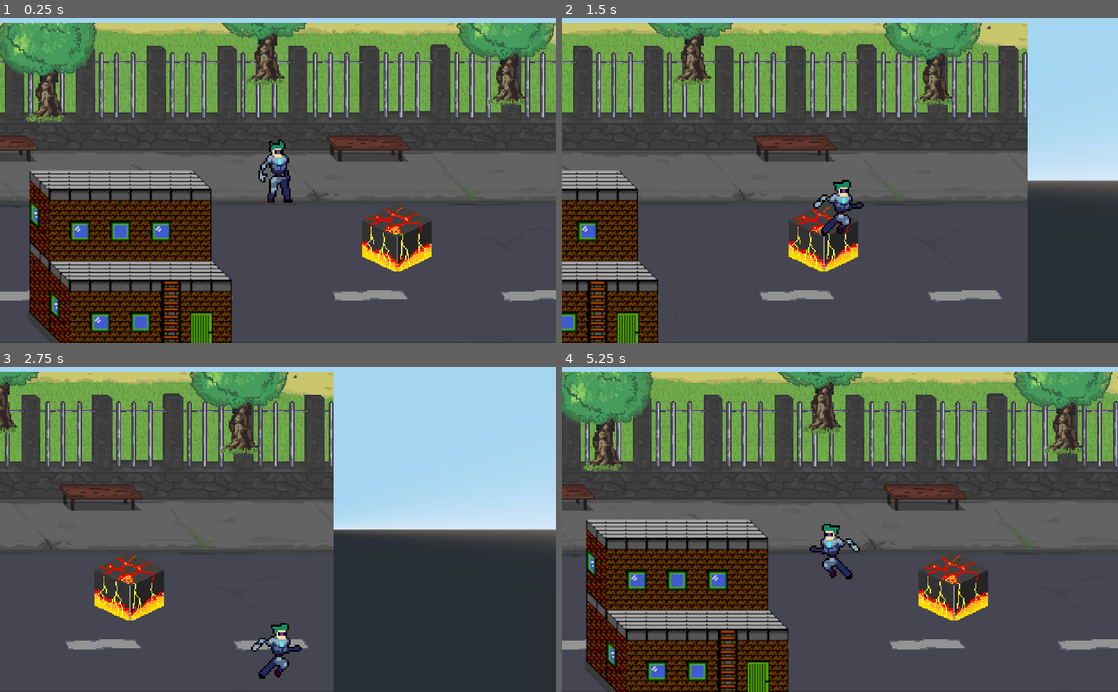
Above: before the commit, frames 1-4 (two rows, left to right).
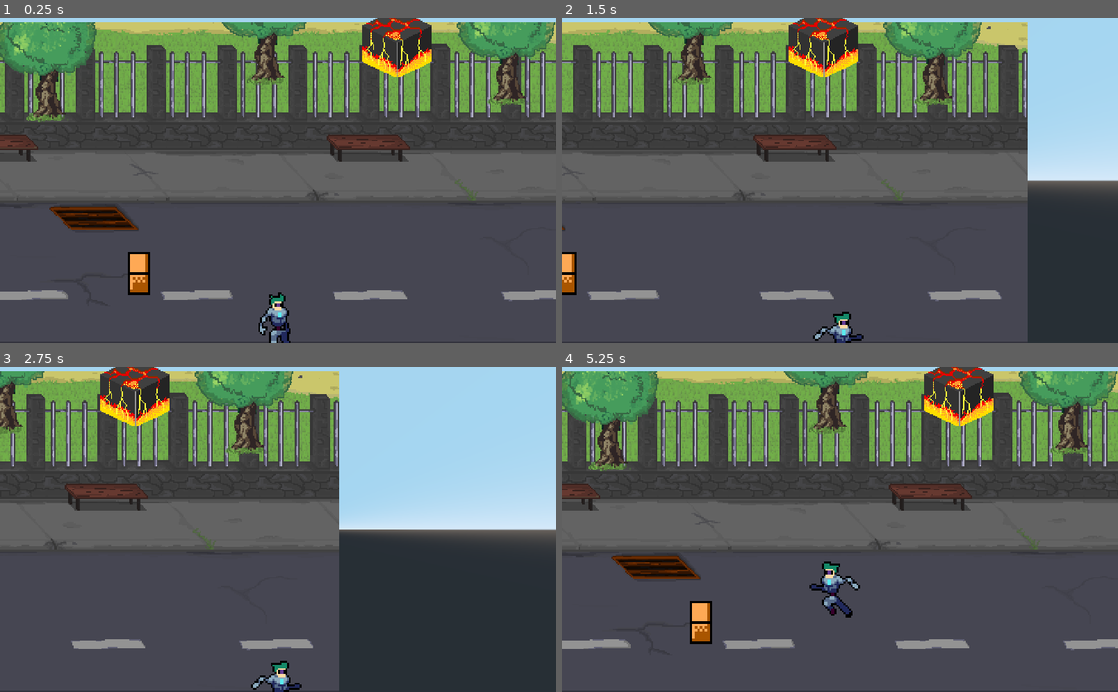
Above: after the commit, the same moments.

Repository: Kelrogg/Beat-emUp3D
Game: Godot game, scene res://src/scenes/main.tscn
Two runs of this game, one before a commit and one after it. Both use one fixed random seed, a clock stepped at 60 frames per second and the inputs below.
Inputs:
- Up to frame 1 (0.25 s): no input
- Up to frame 2 (1.5 s): hold Right (player_move_right) 0.53-1.28 s; tap Z (player_jump) at 0.77 s; hold Down (player_move_down) from 1.28 s (still down)
- Up to frame 3 (2.75 s): tap Z (player_jump) at 1.52 s; release Down (player_move_down) at 2.03 s; hold Right (player_move_right) from 2.03 s (still down)
- Up to frame 4 (5.25 s): release Right (player_move_right) at 2.78 s; hold Up (player_move_up) 2.78-3.53 s; tap Z (player_jump) at 3.02, 3.77, 4.52 s; hold Left (player_move_left) 3.53-5.03 s; hold Down (player_move_down) from 5.03 s (still down)

The runs differ from the first frame. In frame 1, 22% of the frame differs, in the area x 0-100%, y 0-100%; in frame 2, 13%; in frame 3, 14%; in frame 4, 35%.

Commit message:
merge

Diff:
--- /dev/null
+++ b/src/scenes/SimpleCube.gd
@@ -0,0 +1,4 @@
+extends StaticBody
+
+func _ready() -> void:
+	$Sprite3D.translation.y = -translation.z
--- a/src/scenes/character/character.tscn
+++ b/src/scenes/character/character.tscn
@@ -30,25 +30,35 @@
 atlas = ExtResource( 5 )
 region = Rect2( 144, 0, 48, 48 )
 
-[sub_resource type="AtlasTexture" id=25]
+[sub_resource type="AtlasTexture" id=13]
 flags = 16
-atlas = ExtResource( 1 )
-region = Rect2( 0, 0, 20, 35 )
+atlas = ExtResource( 4 )
+region = Rect2( 0, 0, 48, 48 )
 
-[sub_resource type="AtlasTexture" id=26]
+[sub_resource type="AtlasTexture" id=14]
 flags = 16
-atlas = ExtResource( 1 )
-region = Rect2( 20, 0, 20, 35 )
+atlas = ExtResource( 4 )
+region = Rect2( 48, 0, 48, 48 )
 
-[sub_resource type="AtlasTexture" id=27]
+[sub_resource type="AtlasTexture" id=15]
 flags = 16
-atlas = ExtResource( 1 )
-region = Rect2( 40, 0, 20, 35 )
+atlas = ExtResource( 4 )
+region = Rect2( 96, 0, 48, 48 )
 
-[sub_resource type="AtlasTexture" id=28]
+[sub_resource type="AtlasTexture" id=16]
 flags = 16
-atlas = ExtResource( 1 )
-region = Rect2( 60, 0, 20, 35 )
+atlas = ExtResource( 4 )
+region = Rect2( 144, 0, 48, 48 )
+
+[sub_resource type="AtlasTexture" id=17]
+flags = 16
+atlas = ExtResource( 4 )
+region = Rect2( 192, 0, 48, 48 )
+
+[sub_resource type="AtlasTexture" id=18]
+flags = 16
+atlas = ExtResource( 4 )
+region = Rect2( 240, 0, 48, 48 )
 
 [sub_resource type="AtlasTexture" id=29]
 flags = 16
@@ -80,35 +90,25 @@
 atlas = ExtResource( 2 )
 region = Rect2( 160, 0, 32, 32 )
 
-[sub_resource type="AtlasTexture" id=13]
+[sub_resource type="AtlasTexture" id=25]
 flags = 16
-atlas = ExtResource( 4 )
-region = Rect2( 0, 0, 48, 48 )
+atlas = ExtResource( 1 )
+region = Rect2( 0, 0, 20, 35 )
 
-[sub_resource type="AtlasTexture" id=14]
+[sub_resource type="AtlasTexture" id=26]
 flags = 16
-atlas = ExtResource( 4 )
-region = Rect2( 48, 0, 48, 48 )
+atlas = ExtResource( 1 )
+region = Rect2( 20, 0, 20, 35 )
 
-[sub_resource type="AtlasTexture" id=15]
+[sub_resource type="AtlasTexture" id=27]
 flags = 16
-atlas = ExtResource( 4 )
-region = Rect2( 96, 0, 48, 48 )
+atlas = ExtResource( 1 )
+region = Rect2( 40, 0, 20, 35 )
 
-[sub_resource type="AtlasTexture" id=16]
+[sub_resource type="AtlasTexture" id=28]
 flags = 16
-atlas = ExtResource( 4 )
-region = Rect2( 144, 0, 48, 48 )
-
-[sub_resource type="AtlasTexture" id=17]
-flags = 16
-atlas = ExtResource( 4 )
-region = Rect2( 192, 0, 48, 48 )
-
-[sub_resource type="AtlasTexture" id=18]
-flags = 16
-atlas = ExtResource( 4 )
-region = Rect2( 240, 0, 48, 48 )
+atlas = ExtResource( 1 )
+region = Rect2( 60, 0, 20, 35 )
 
 [sub_resource type="SpriteFrames" id=5]
 animations = [ {
@@ -117,20 +117,20 @@
 "name": "Jump",
 "speed": 5.0
 }, {
-"frames": [ SubResource( 25 ), SubResource( 26 ), SubResource( 27 ), SubResource( 28 ) ],
+"frames": [ SubResource( 13 ), SubResource( 14 ), SubResource( 15 ), SubResource( 16 ), SubResource( 17 ), SubResource( 18 ) ],
 "loop": true,
-"name": "Idle",
-"speed": 4.0
+"name": "Fall",
+"speed": 5.0
 }, {
 "frames": [ SubResource( 29 ), SubResource( 30 ), SubResource( 31 ), SubResource( 32 ), SubResource( 33 ), SubResource( 34 ) ],
 "loop": true,
 "name": "Move",
 "speed": 12.0
 }, {
-"frames": [ SubResource( 13 ), SubResource( 14 ), SubResource( 15 ), SubResource( 16 ), SubResource( 17 ), SubResource( 18 ) ],
+"frames": [ SubResource( 25 ), SubResource( 26 ), SubResource( 27 ), SubResource( 28 ) ],
 "loop": true,
-"name": "Fall",
-"speed": 5.0
+"name": "Idle",
+"speed": 4.0
 } ]
 
 [node name="Character" type="KinematicBody"]
--- a/src/scenes/main.tscn
+++ b/src/scenes/main.tscn
@@ -1,8 +1,9 @@
-[gd_scene load_steps=17 format=2]
+[gd_scene load_steps=18 format=2]
 
 [ext_resource path="res://src/scenes/CubeShape.gd" type="Script" id=1]
+[ext_resource path="res://assets/SimpleBox.png" type="Texture" id=2]
 [ext_resource path="res://src/scenes/character/character.tscn" type="PackedScene" id=3]
-[ext_resource path="res://assets/Building.png" type="Texture" id=4]
+[ext_resource path="res://src/scenes/SimpleCube.gd" type="Script" id=4]
 [ext_resource path="res://assets/road/benchbeu.png" type="Texture" id=5]
 [ext_resource path="res://assets/road/grassbeu.png" type="Texture" id=6]
 [ext_resource path="res://assets/road/zaborbeu.png" type="Texture" id=7]
@@ -19,17 +20,17 @@
 	$Camera.translation.x = $Character.translation.x
 "
 
+[sub_resource type="BoxShape" id=2]
+extents = Vector3( 35.7199, 2.13637, 7.21548 )
+
 [sub_resource type="BoxShape" id=1]
 extents = Vector3( 7.0256, 8.9248, 0.169528 )
-
-[sub_resource type="BoxShape" id=2]
-extents = Vector3( 35.7199, 2.13637, 7.21548 )
 
 [sub_resource type="BoxShape" id=3]
 extents = Vector3( 1.33125, 1.05794, 1.35603 )
 
 [sub_resource type="BoxShape" id=4]
-extents = Vector3( 3.98804, 2.94832, 2.34026 )
+extents = Vector3( 0.314345, 0.302, 1.06566 )
 
 [node name="Main" type="Spatial"]
 script = SubResource( 5 )
@@ -38,18 +39,8 @@
 transform = Transform( 1, 0, 0, 0, 1, 0, 0, 0, 1, 0.047, 0, 9.624 )
 gravity = 2
 
-[node name="Map" type="StaticBody" parent="."]
-transform = Transform( 1, 0, 0, 0, 1, 0, 0, 0, 1, 0, 8.85129, -0.39 )
-collision_layer = 5
-collision_mask = 2
-
-[node name="BGWall" type="CollisionShape" parent="Map"]
-transform = Transform( 5, 0, 0, 0, 5, 0, 0, 0, 5, 0, 0, -0.451775 )
-shape = SubResource( 1 )
-
-[node name="FrontWall" type="CollisionShape" parent="Map"]
-transform = Transform( 5, 0, 0, 0, 5, 0, 0, 0, 5, 0, 0, 11.8828 )
-shape = SubResource( 1 )
+[node name="Map" type="Spatial" parent="."]
+transform = Transform( 1, 0, 0, 0, 1, 0, 0, 0, 1, 0, -1.90663, -0.39 )
 
 [node name="Grass" type="Sprite3D" parent="Map"]
 transform = Transform( 1, 0, 0, 0, 1, 0, 0, 0, 1, 0, 0, -0.447354 )
@@ -84,8 +75,16 @@
 [node name="CollisionShape" type="CollisionShape" parent="Floor"]
 shape = SubResource( 2 )
 
+[node name="BGWall" type="CollisionShape" parent="Floor"]
+transform = Transform( 5, 0, 0, 0, 5, 0, 0, 0, 5, 0, 10.9863, -6.07578 )
+shape = SubResource( 1 )
+
+[node name="FrontWall" type="CollisionShape" parent="Floor"]
+transform = Transform( 5, 0, 0, 0, 5, 0, 0, 0, 5, 0, 10.9863, 6.2588 )
+shape = SubResource( 1 )
+
 [node name="Camera" type="Camera" parent="."]
-transform = Transform( 1, 0, 0, 0, 1, 0, 0, 0, 1, 0.11, 9.08, 19.66 )
+transform = Transform( 1, 0, 0, 0, 1, 0, 0, 0, 1, 0.11, -1.7, 19.66 )
 projection = 1
 current = true
 fov = 34.4
@@ -104,12 +103,13 @@
 texture = ExtResource( 12 )
 
 [node name="SimpleCube" type="StaticBody" parent="."]
-transform = Transform( 1, 0, 0, 0, 1, 0, 0, 0, 1, -7.62, 4.299, 7.994 )
+transform = Transform( 1, 0, 0, 0, 1, 0, 0, 0, 1, -7.64516, 1.13159, 7.9767 )
+script = ExtResource( 4 )
 
 [node name="CollisionShape" type="CollisionShape" parent="SimpleCube"]
-transform = Transform( 1, 0, 0, 0, 1, 0, 0, 0, 1, 0, -0.669851, -2.10055 )
+transform = Transform( 2, 0, 0, 0, 2, 0, 0, 0, 1, 0, -0.582959, 0 )
 shape = SubResource( 4 )
 
 [node name="Sprite3D" type="Sprite3D" parent="SimpleCube"]
-transform = Transform( 7, 0, 0, 0, 7, 0, 0, 0, 1, 0, 0, -1.57 )
-texture = ExtResource( 4 )
+transform = Transform( 14, 0, 0, 0, 14, 0, 0, 0, 1, 0, 0, 0 )
+texture = ExtResource( 2 )
--- a/src/scripts/character/character.gd
+++ b/src/scripts/character/character.gd
@@ -5,7 +5,7 @@
 
 func _ready() -> void:
 	states.init(self)
-	$AnimatedSprite.translation.y = translation.z
+	$AnimatedSprite.translation.y = -translation.z + $AnimatedSprite.get_aabb().size.y / 2
 
 func _unhandled_input(event: InputEvent) -> void:
 	states.input(event)
--- a/src/scripts/fsm/movement/anim_kinem_body_base_state.gd
+++ b/src/scripts/fsm/movement/anim_kinem_body_base_state.gd
@@ -21,7 +21,7 @@
 	if Input.is_action_pressed("player_move_left"):
 		velocity.x = -1
 	if Input.is_action_pressed("player_move_down"):
+		velocity.y = 1
+	if Input.is_action_pressed("player_move_up"):
 		velocity.y = -1
-	if Input.is_action_pressed("player_move_up"):
-		velocity.y = 1
 	return velocity.normalized()
--- a/src/scripts/fsm/movement/player_states/move.gd
+++ b/src/scripts/fsm/movement/player_states/move.gd
@@ -27,7 +27,7 @@
 	managed.velocity.y -= managed.gravity
 	managed.velocity = managed.move_and_slide(managed.velocity, Vector3.UP)
 
-	managed.animations.translation.y = managed.translation.z
+	managed.animations.translation.y = -managed.translation.z + managed.animations.get_aabb().size.y / 2
 
 	if !managed.is_on_floor():
 		return fall_state
Binary file added: assets/SimpleBox.png
Not shown, added: assets/SimpleBox.png.import
